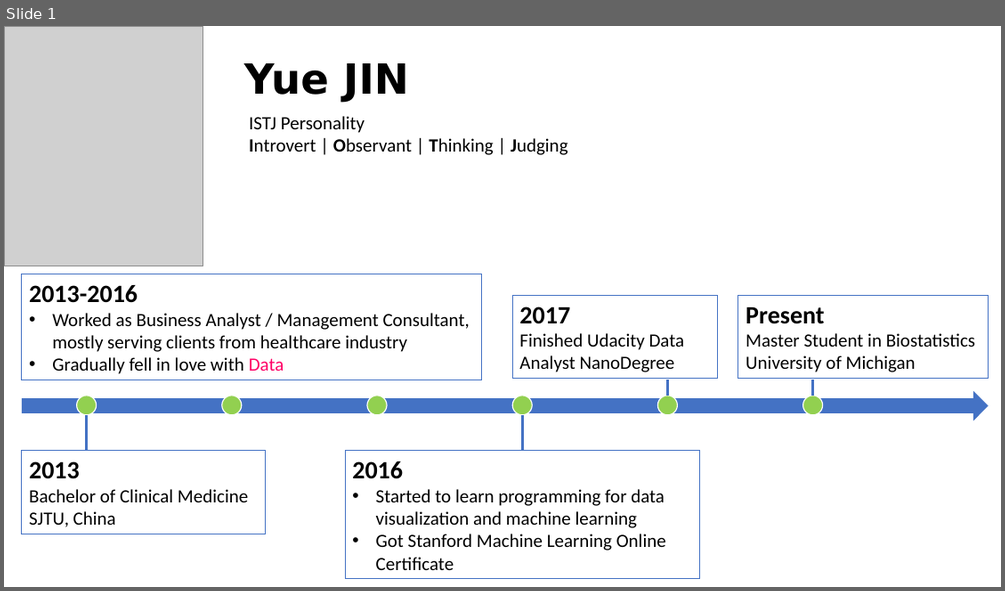
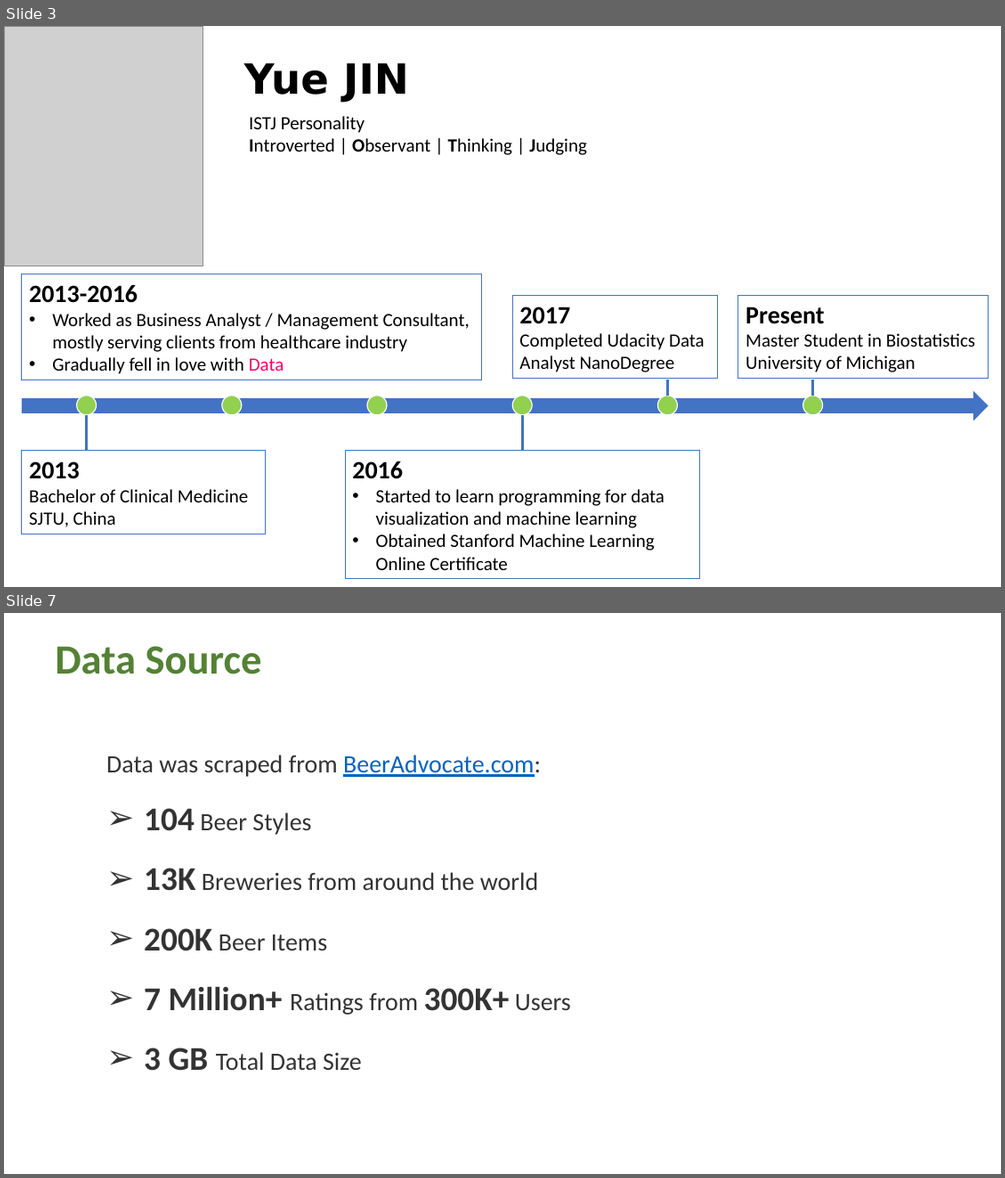
Before and after one commit to yjin910517/data_incubator, a slide deck: presentation.pptx. Shown one above the other, each under a label of ours: slide 1 before the commit, slides 3 and 7 after it; the slides between them are not shown. The pictures are 1005x591 and 1005x1178 pixels, drawn with LibreOffice and Linux fonts; fonts in the diff are those of the drawing; grey boxes stand for pictures. Boxes give left, top, right and bottom in pixels: in the first picture for what was removed or moved away, otherwise in the second. Text is boxed around its words. In the diff, an @@ line names an element or a change of style, - is before the commit and + after.

```diff
--- a/presentation.pptx
+++ b/presentation.pptx
@@ slide 7 added at [4,613,1001,1174], background #FFFFFF @@
@@ text added at [55,646,262,674], 40 pt, text #548235, bold @@
+Data Source
@@ text added at [106,755,571,1070], 24 pt, text #333333 @@
+Data was scraped from BeerAdvocate.com:
+➢ 104 Beer Styles
+➢ 13K Breweries from around the world
+➢ 200K Beer Items
+➢ 7 Million+ Ratings from 300K+ Users
+➢ 3 GB Total Data Size
@@ what was slide 1 is now slide 3 @@
@@ slide 3 changed as well @@
@@ text at [249,138,587,155]: text changed @@
-Introvert | Observant | Thinking | Judging
+Introverted | Observant | Thinking | Judging
@@ text in rectangle at [519,333,704,372]: text changed @@
-Finished Udacity Data Analyst NanoDegree
+Completed Udacity Data Analyst NanoDegree
@@ text in rectangle at [376,533,654,570]: text changed @@
-• Got Stanford Machine Learning Online Certificate
+• Obtained Stanford Machine Learning Online Certificate
```
Also in this commit, not shown: 1 other slide changed, 7 other slides added, 6 other files.
